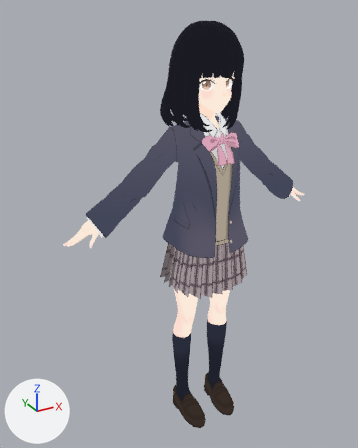
The glTF model static/models/main_character_v3.glb, before and after one commit.
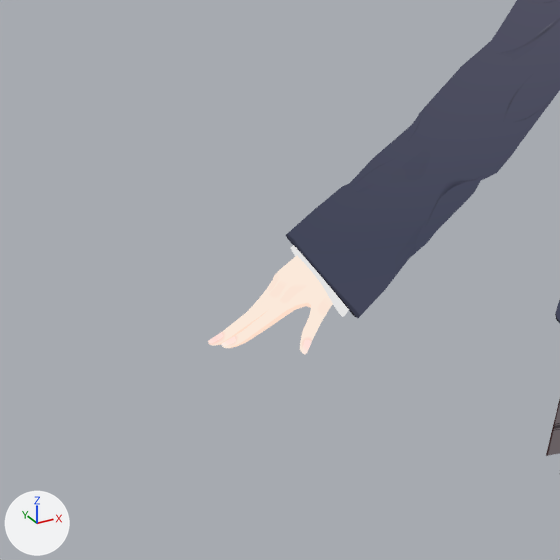
Old and new are each drawn whole from a camera (50 mm lens) standing at (-1.603, -2.559, 2.803) and looking at (-0.125, 0.127, 1.459) and again close up on the part from 1% to 46% of the width and 33% to 69% of the height. Arrows for +X, +Y and +Z are at lower left; the lights stay in place. The first two pictures are the older version. Where no turn or scale is listed for an object, it has been applied to the vertices.

The scene before the commit, as lines of its bpy script (objects in view):
```python
me_001_21___default_0 = bpy.data.meshes.new('������001_21 - Default_0')
me_001_21___default_0.from_pydata(...)  # 2464 vertices, 4385 faces; spans x -0.77..0.77, y -0.39..0.08, z -1.39..0.88
me_001_21___default_0.materials.append(mat_21___default)
me_001_22___default_0 = bpy.data.meshes.new('������001_22 - Default_0')
me_001_22___default_0.from_pydata(...)  # 4769 vertices, 9089 faces; spans x -0.93..0.93, y -0.34..0.02, z -1.31..1.28
me_001_22___default_0.materials.append(mat_22___default)
ob_body = bpy.data.objects.new('body', me_001_21___default_0)
ob_body.location = (0.0, 0.158, 1.346)
ob_face = bpy.data.objects.new('face', me_001_22___default_0)
ob_face.location = (0.0, 0.158, 1.346)
```
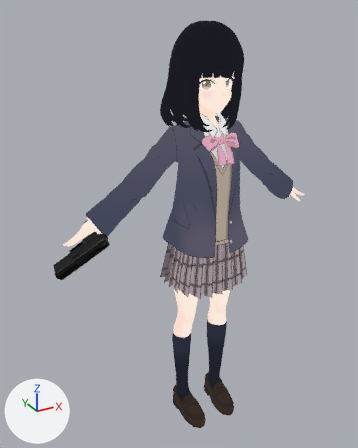
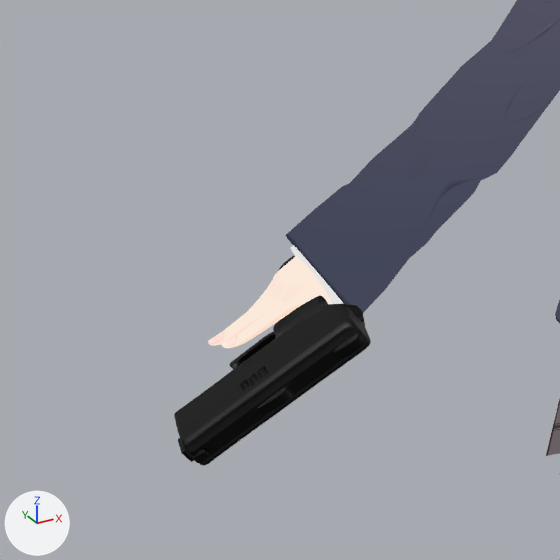
Boxes (x1, y1, x2, y2) around the edits, measured in the close-ups (560 x 560 px):
```json
{"object": "pistol", "change": "added", "after": [174, 255, 371, 466], "on screen": "black"}
```

Scene script edits in JSON lines:
```json
{"op": "add", "block": "mat_lambert1", "code": ["mat_lambert1 = principled_material('lambert1')", "mat_lambert1.base_color = (0.0, 0.0, 0.0)  # black #000000", "mat_lambert1.metallic = 0.542", "mat_lambert1.roughness = 0.446"]}
{"op": "add", "block": "me_loop_lambert1_0", "code": ["me_loop_lambert1_0 = bpy.data.meshes.new('loop_lambert1_0')", "me_loop_lambert1_0.from_pydata(...)  # 22646 vertices, 45280 faces; spans x -0.167..0.206, y -0.118..0.201, z -0.127..0.156", "me_loop_lambert1_0.materials.append(mat_lambert1)  # black #000000"]}
{"op": "add", "block": "ob_pistol", "code": ["ob_pistol = bpy.data.objects.new('pistol', me_loop_lambert1_0)", "ob_pistol.location = (-0.854, -0.007, 1.475)"]}
```
